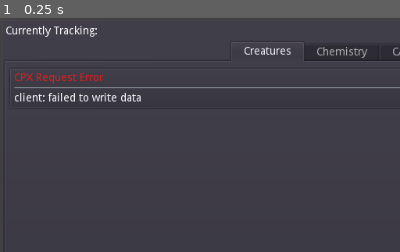
Above: before the commit, frame 1.
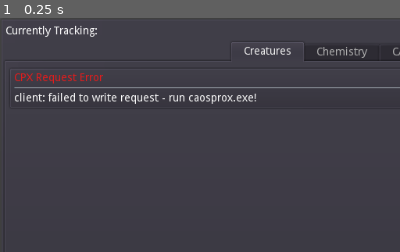
Above: after the commit, the same moment.

Repository: 20kdc/c3ds-projects
Game: Godot game, scene res://entry.tscn
The game is run twice, just before and just after one commit, with the same random seed, the same clock (stepped at 60 frames per second) and the same inputs.
Inputs:
- Up to frame 1 (0.25 s): no input
The pictures show only the part of the screen within x 0-50%, y 0-50%; the shares and areas given below are measured in that part.

The runs differ from the first frame. In frame 1, 0.6% of the frame differs, in the area x 30-64%, y 32-37%.

Commit message:
CMGD: Chemistry, final stuff for the night

Diff:
--- a/creature-monitor-gd/chemistry/chemical.gd
+++ b/creature-monitor-gd/chemistry/chemical.gd
@@ -1,4 +1,14 @@
 extends Control
 
-func setup(chemical_id):
-	pass
+export var chemical_id: int = 0
+
+func setup(cid: int):
+	chemical_id = cid
+	$VBC/CenterContainer/CatalogueLabel.offset = chemical_id
+	ChemicalTracker.connect("snapshot_updated", self, "_snapshot_updated")
+	_snapshot_updated()
+
+func _snapshot_updated():
+	var v = ChemicalTracker.snapshot.chemicals[chemical_id]
+	$VBC/CenterContainer/pb.value = v
+	hint_tooltip = str(chemical_id) + ": " + str(v)
--- a/creature-monitor-gd/chemistry/chemical.tscn
+++ b/creature-monitor-gd/chemistry/chemical.tscn
@@ -1,28 +1,59 @@
-[gd_scene load_steps=3 format=2]
+[gd_scene load_steps=5 format=2]
 
 [ext_resource path="res://lib/catalogue_label.gd" type="Script" id=1]
 [ext_resource path="res://chemistry/chemical.gd" type="Script" id=2]
+
+[sub_resource type="StyleBoxFlat" id=1]
+bg_color = Color( 0.501961, 0.501961, 0.501961, 1 )
+
+[sub_resource type="StyleBoxFlat" id=2]
+bg_color = Color( 0, 0, 0, 1 )
 
 [node name="Control" type="PanelContainer"]
 anchor_right = 1.0
 anchor_bottom = 1.0
 script = ExtResource( 2 )
 
-[node name="VBC" type="VBoxContainer" parent="."]
+[node name="VBC" type="HBoxContainer" parent="."]
 margin_left = 7.0
 margin_top = 7.0
 margin_right = 1017.0
 margin_bottom = 593.0
+mouse_filter = 2
 
-[node name="CatalogueLabel" type="Label" parent="VBC"]
-margin_right = 1010.0
-margin_bottom = 14.0
+[node name="CenterContainer" type="MarginContainer" parent="VBC"]
+margin_right = 994.0
+margin_bottom = 586.0
+mouse_filter = 2
 size_flags_horizontal = 3
+size_flags_vertical = 3
+
+[node name="pb" type="ProgressBar" parent="VBC/CenterContainer"]
+margin_right = 994.0
+margin_bottom = 586.0
+mouse_filter = 2
+size_flags_horizontal = 3
+size_flags_vertical = 3
+custom_styles/fg = SubResource( 1 )
+custom_styles/bg = SubResource( 2 )
+max_value = 1.0
+value = 0.25
+percent_visible = false
+
+[node name="CatalogueLabel" type="Label" parent="VBC/CenterContainer"]
+margin_right = 994.0
+margin_bottom = 586.0
+size_flags_horizontal = 3
+size_flags_vertical = 3
+custom_colors/font_color_shadow = Color( 0, 0, 0, 1 )
+custom_constants/shadow_as_outline = 1
+text = "Bloop"
+align = 1
+valign = 1
 script = ExtResource( 1 )
 tag = "chemical_names"
 
-[node name="pb" type="ProgressBar" parent="VBC"]
-margin_top = 18.0
+[node name="Button" type="Button" parent="VBC"]
+margin_left = 998.0
 margin_right = 1010.0
-margin_bottom = 50.0
-rect_min_size = Vector2( 32, 32 )
+margin_bottom = 586.0
--- a/creature-monitor-gd/chemistry/chemistry.gd
+++ b/creature-monitor-gd/chemistry/chemistry.gd
@@ -3,5 +3,9 @@
 func _ready():
 	for v in range(255):
 		var chem = preload("chemical.tscn").instance()
-		chem.get_node("VBC").get_node("CatalogueLabel").offset = v + 1
+		chem.setup(v + 1)
 		$sc/gc.add_child(chem)
+
+func _process(_delta):
+	if ChemicalTracker.last_request != null:
+		$gv/CPXErrorBox.update_from(ChemicalTracker.last_request)
--- a/creature-monitor-gd/chemistry/chemistry.tscn
+++ b/creature-monitor-gd/chemistry/chemistry.tscn
@@ -1,21 +1,34 @@
-[gd_scene load_steps=2 format=2]
+[gd_scene load_steps=3 format=2]
 
 [ext_resource path="res://chemistry/chemistry.gd" type="Script" id=1]
+[ext_resource path="res://lib/cpx_error_box.tscn" type="PackedScene" id=2]
 
 [node name="Chemistry" type="HSplitContainer"]
 anchor_right = 1.0
 anchor_bottom = 1.0
+split_offset = 500
 script = ExtResource( 1 )
 
 [node name="sc" type="ScrollContainer" parent="."]
+margin_right = 500.0
 margin_bottom = 600.0
 
 [node name="gc" type="GridContainer" parent="sc"]
 columns = 8
 
-[node name="Label" type="Label" parent="."]
-margin_left = 12.0
-margin_top = 293.0
+[node name="gv" type="VBoxContainer" parent="."]
+margin_left = 512.0
 margin_right = 1024.0
-margin_bottom = 307.0
+margin_bottom = 600.0
+
+[node name="CPXErrorBox" parent="gv" instance=ExtResource( 2 )]
+visible = false
+anchor_right = 0.0
+anchor_bottom = 0.0
+margin_right = 512.0
+margin_bottom = 582.0
+
+[node name="Label" type="Label" parent="gv"]
+margin_right = 512.0
+margin_bottom = 14.0
 text = "Scary graph goes here."
--- /dev/null
+++ b/creature-monitor-gd/daemons/chemical_tracker.gd
@@ -0,0 +1,31 @@
+extends Node
+
+var time = 0.0
+var req: CPXRequest
+var last_request: CPXRequest
+
+var snapshot: ChemicalSnapshot
+
+signal snapshot_updated()
+
+func _init():
+	snapshot = ChemicalSnapshot.new()
+
+func _process(delta):
+	# update ongoing requests
+	if req != null:
+		if req.poll():
+			if req.result_code == 0:
+				snapshot.import(req)
+				emit_signal("snapshot_updated")
+			req = null
+		else:
+			return
+	# spawn next request
+	time += delta
+	if time > 0.05:
+		time = 0
+		var mon = TargetCreature.moniker
+		if mon != "":
+			req = CPXRequest.new(ChemicalSnapshot.snapshot_request(mon))
+			last_request = req
--- /dev/null
+++ b/creature-monitor-gd/lib/chemical_snapshot.gd
@@ -0,0 +1,30 @@
+class_name ChemicalSnapshot
+extends Reference
+
+# Chemicals (by ID)
+var chemicals: PoolRealArray
+
+func _init():
+	for v in range(256):
+		chemicals.push_back(0)
+
+static func snapshot_request(moniker: String) -> PoolByteArray:
+	var caos = ""
+	caos += "targ mtoc \"" + moniker + "\"\n"
+	caos += """
+		setv va00 0
+		loop
+		outv chem va00
+		outs "\\n"
+		addv va00 1
+		untl va00 eq 256
+	"""
+	return CPXRequest.from_caos(caos)
+
+func import(req: CPXRequest):
+	var idx = 0
+	for v in req.result_str().split("\n"):
+		if idx >= 256:
+			break
+		chemicals[idx] = float(v)
+		idx += 1
--- a/creature-monitor-gd/lib/cpx_request.gd
+++ b/creature-monitor-gd/lib/cpx_request.gd
@@ -15,10 +15,10 @@
 	spt = StreamPeerTCP.new()
 	spt.big_endian = false
 	if spt.connect_to_host("localhost", 19960) != OK:
-		_internal_error("client: failed to open connection")
+		_internal_error("client: failed to open connection - run caosprox.exe!")
 	spt.put_32(len(request))
 	if spt.put_data(request) != OK:
-		_internal_error("client: failed to write data")
+		_internal_error("client: failed to write request - run caosprox.exe!")
 
 static func from_caos(text: String) -> PoolByteArray:
 	return ("execute\n" + text + "\u0000").to_utf8()
--- a/creature-monitor-gd/project.godot
+++ b/creature-monitor-gd/project.godot
@@ -24,6 +24,11 @@
 "language": "GDScript",
 "path": "res://lib/catalogue_label.gd"
 }, {
+"base": "Reference",
+"class": "ChemicalSnapshot",
+"language": "GDScript",
+"path": "res://lib/chemical_snapshot.gd"
+}, {
 "base": "Node",
 "class": "VisibilityUpdateTimer",
 "language": "GDScript",
@@ -33,6 +38,7 @@
 "CPXErrorBox": "",
 "CPXRequest": "",
 "CatalogueLabel": "",
+"ChemicalSnapshot": "",
 "VisibilityUpdateTimer": ""
 }
 
@@ -45,6 +51,7 @@
 
 TargetCreature="*res://daemons/target_creature.gd"
 CatalogueTracker="*res://daemons/catalogue_tracker.gd"
+ChemicalTracker="*res://daemons/chemical_tracker.gd"
 
 [debug]
 
